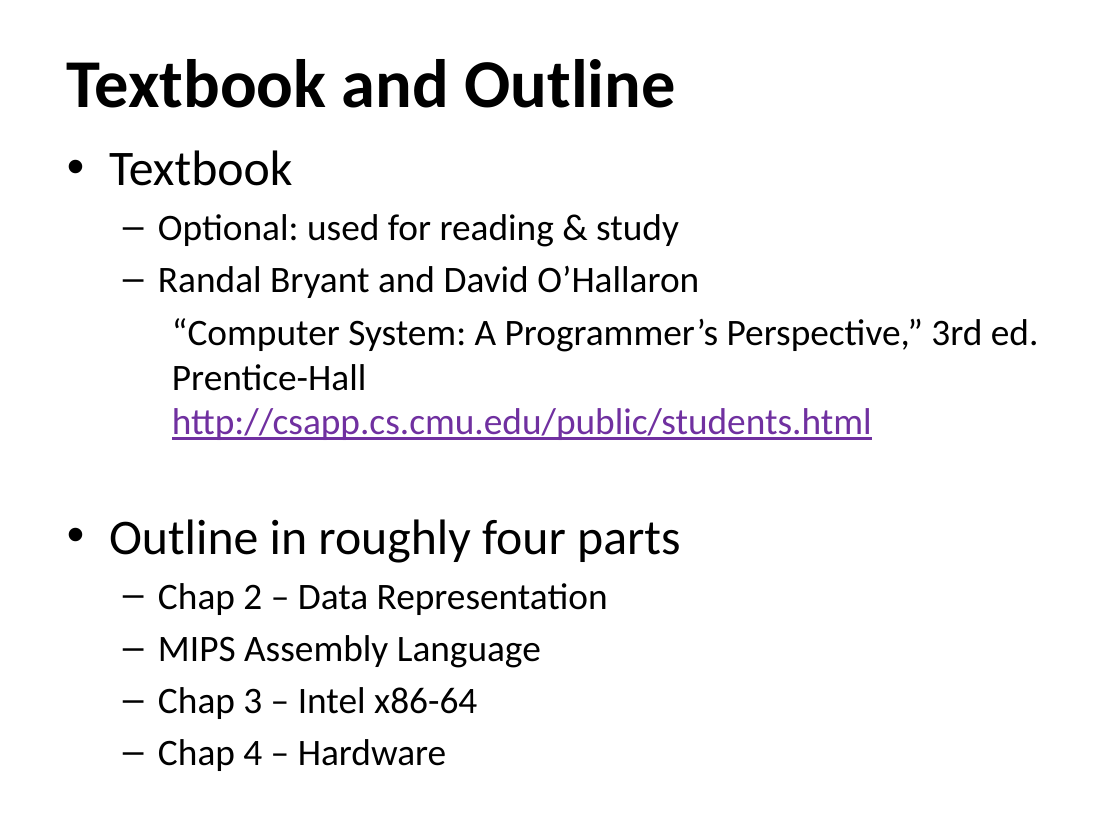
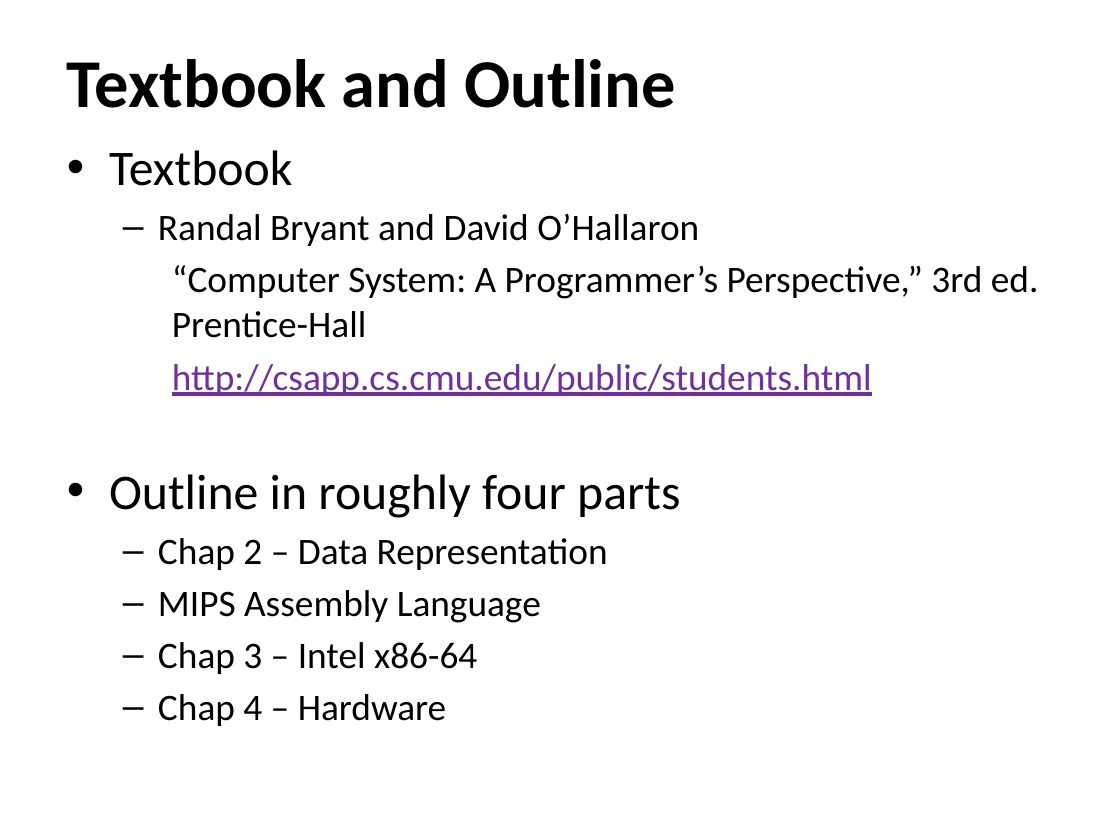
Before and after one commit to pdownen/pdownen.github.io, a slide deck: slide 2 of courses/26F/Assembly/notes/01a_intro.pptx. Drawn at 1120x840 pixels with LibreOffice and Linux fonts; fonts in the diff are those of the drawing; background and template pictures are left out. Boxes give left, top, right and bottom in pixels: in the first picture for what was removed or moved away, otherwise in the second. Text is boxed around its words. In the diff, an @@ line names an element or a change of style, - is before the commit and + after.

```diff
--- a/courses/26F/Assembly/notes/01a_intro.pptx
+++ b/courses/26F/Assembly/notes/01a_intro.pptx
@@ text at [158,214,679,247]: paragraph removed @@
-  – Optional: used for reading & study
@@ text at [172,265,1039,396]: text changed @@
-    “Computer System: A Programmer’s Perspective,” 3rd ed. Prentice-Hall http://csapp.cs.cmu.edu/public/students.html
+    “Computer System: A Programmer’s Perspective,” 3rd ed. Prentice-Hall
+    http://csapp.cs.cmu.edu/public/students.html
```
Also in this commit, not shown: 3 other slides changed.
